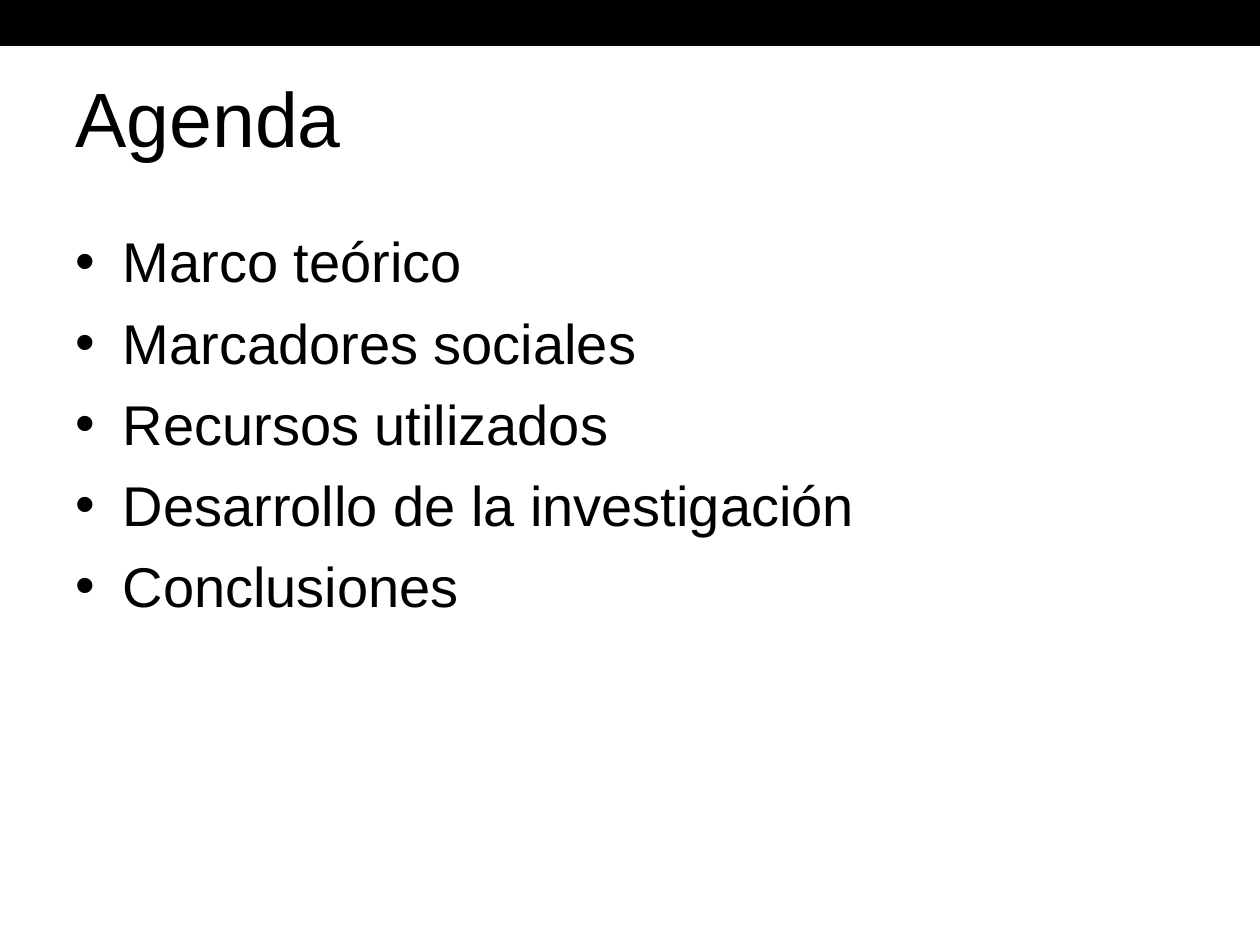
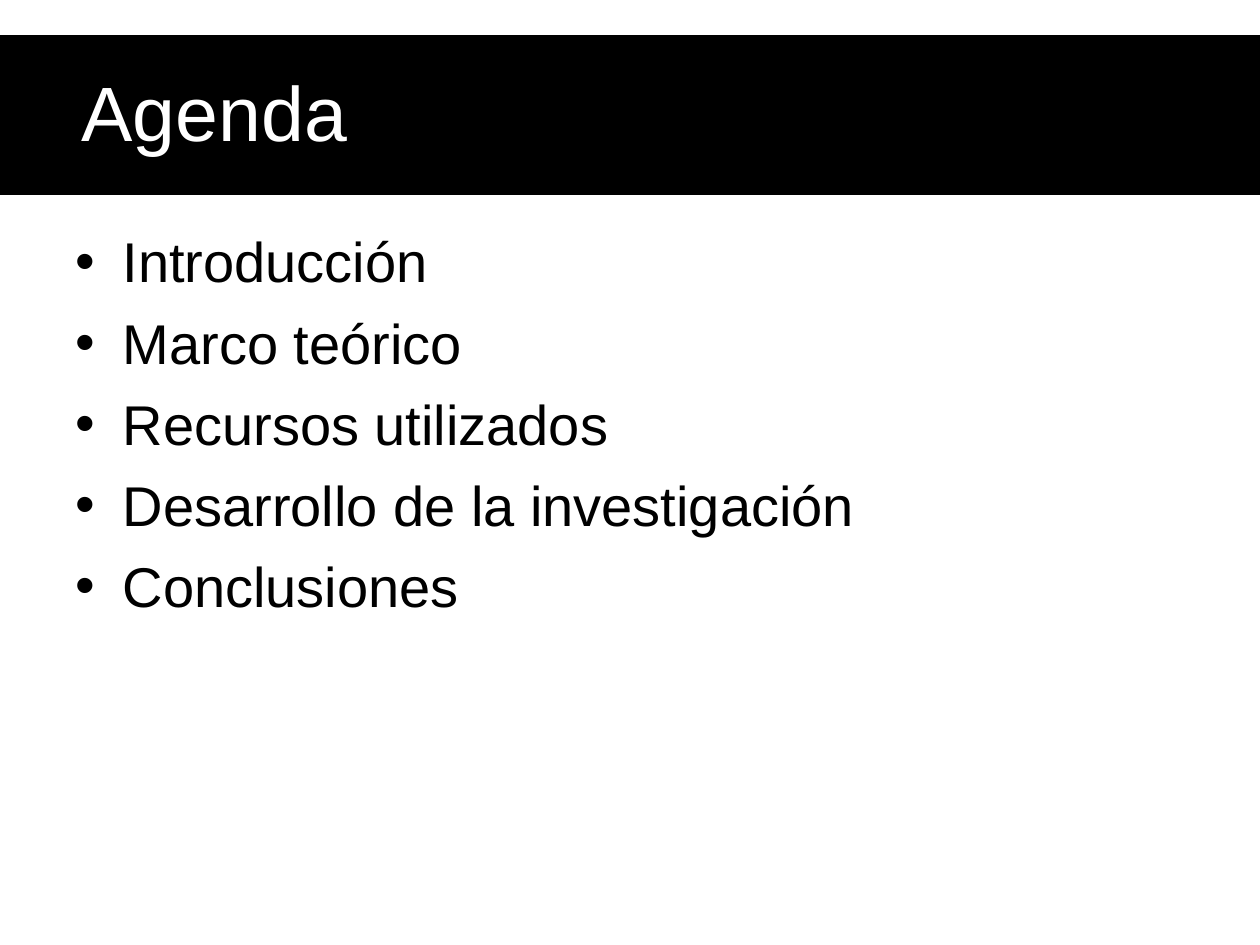
Before and after one commit to ak907kenai/nicotournetesis, a slide deck: slide 2 of docs_trunk/Nicolás Tourné - Presentación Tesis (v1).ppt. Drawn at 1260x945 pixels with LibreOffice and Linux fonts; fonts in the diff are those of the drawing. Boxes give left, top, right and bottom in pixels: in the first picture for what was removed or moved away, otherwise in the second. Text is boxed around its words. In the diff, an @@ line names an element or a change of style, - is before the commit and + after.

```diff
--- a/docs_trunk/Nicolás Tourné - Presentación Tesis (v1).ppt
+++ b/docs_trunk/Nicolás Tourné - Presentación Tesis (v1).ppt
@@ rectangle: place and size @@
-rectangle at box(0, 0, 1260, 45)
+rectangle at box(0, 35, 1260, 194)
@@ title "Agenda" at box(82, 85, 347, 156): text colour #000000 to #FFFFFF @@
@@ text at box(123, 240, 428, 283): paragraph added @@
+• Introducción
@@ text at box(123, 323, 636, 365): paragraph removed @@
-• Marcadores sociales
```
Also in this commit, not shown: 2 other slides changed, 7 slides added.
